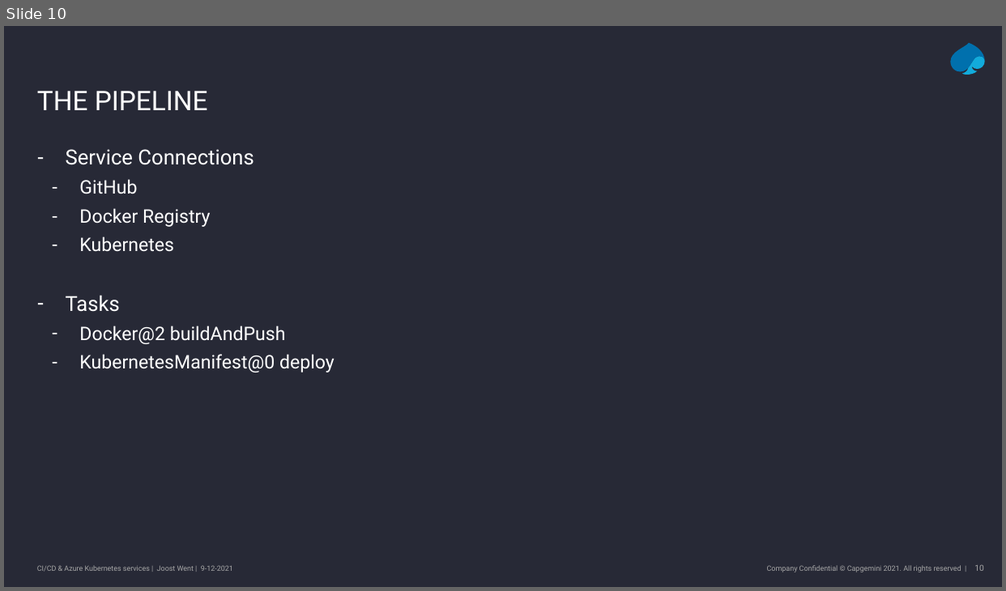
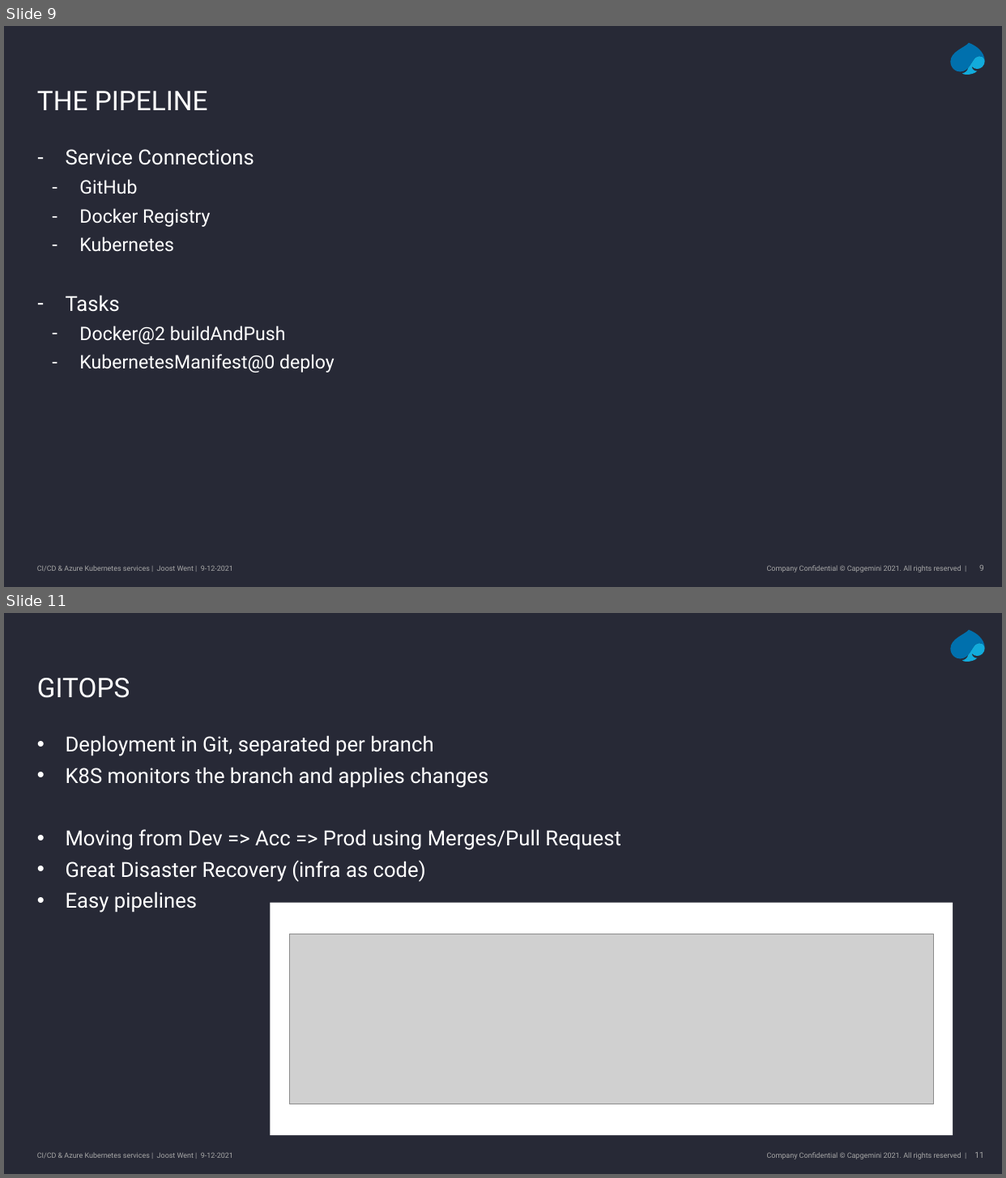
Before and after one commit to joostwent/techtalk-lunch, a slide deck: slides.pptx. Shown one above the other, each under a label of ours: slide 10 before the commit, slides 9 and 11 after it; the slides between them are not shown. The pictures are 1006x591 and 1006x1178 pixels, drawn with LibreOffice and Linux fonts; fonts in the diff are those of the drawing; grey boxes stand for pictures; background and template pictures are left out. Boxes give left, top, right and bottom in pixels: in the first picture for what was removed or moved away, otherwise in the second. Text is boxed around its words. In the diff, an @@ line names an element or a change of style, - is before the commit and + after.

```diff
--- a/slides.pptx
+++ b/slides.pptx
@@ slide 11 added at bbox=[4, 613, 1002, 1174], background #272936; not listed: 5 template elements that a slide beside it also shows @@
@@ title added at bbox=[37, 678, 130, 698], 26 pt, text #FFFFFF @@
+GITOPS
@@ text added at bbox=[66, 735, 620, 913], 20 pt, text #FFFFFF @@
+• Deployment in Git, separated per branch
+• K8S monitors the branch and applies changes
+• Moving from Dev => Acc => Prod using Merges/Pull Request
+• Great Disaster Recovery (infra as code)
+• Easy pipelines
@@ rectangle added at bbox=[270, 903, 953, 1135], fill #FFFFFF @@
@@ picture added at bbox=[290, 934, 934, 1104] @@
@@ what was slide 10 is now slide 9 @@
@@ page number at bbox=[979, 565, 984, 571]: text changed @@
-10
+9
```
Also in this commit, not shown: 1 slide changed, 2 slides removed, 2 other files.
